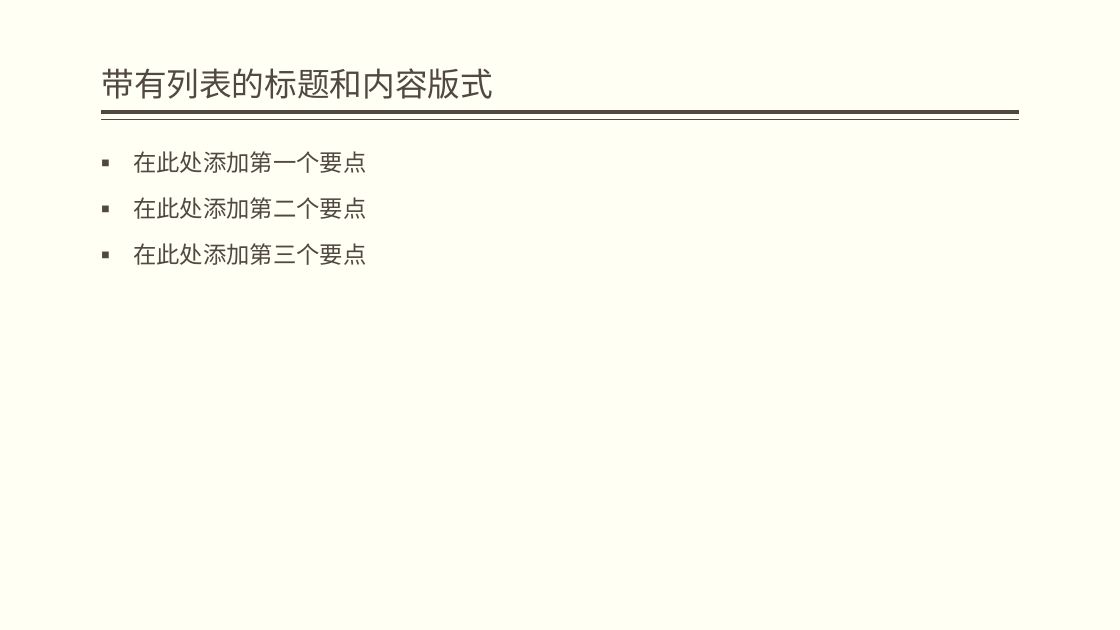
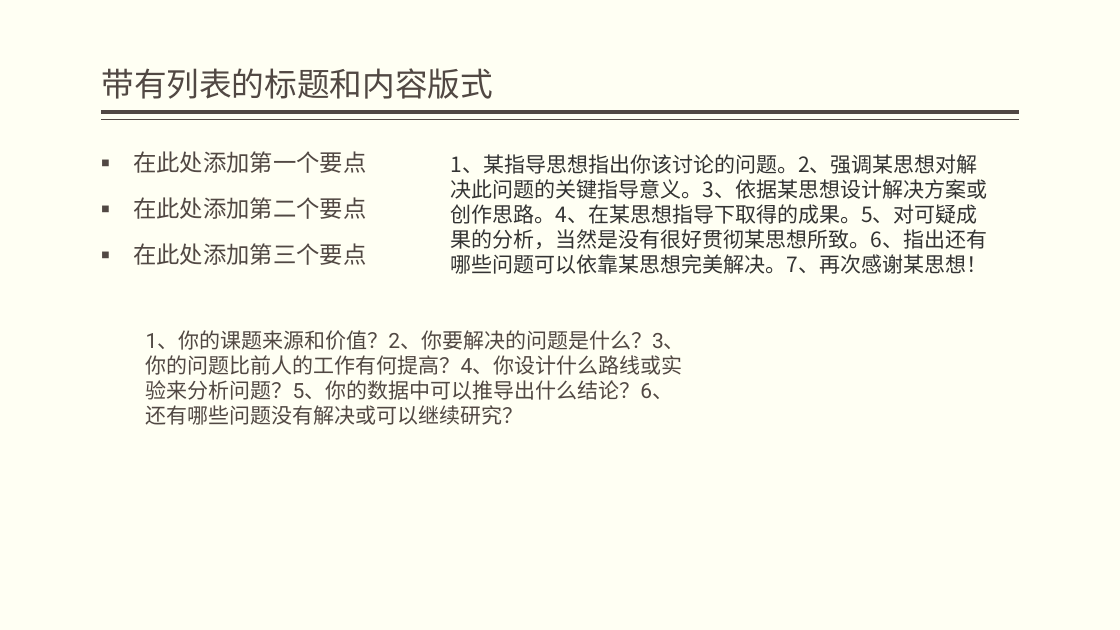
Before and after one commit to the-widmore/graduation, a slide deck: slide 2 of src/main/resources/graduation.pptx. Drawn at 1120x630 pixels with LibreOffice and Linux fonts; fonts in the diff are those of the drawing. Boxes give left, top, right and bottom in pixels: in the first picture for what was removed or moved away, otherwise in the second. Text is boxed around its words. In the diff, an @@ line names an element or a change of style, - is before the commit and + after.

```diff
--- a/src/main/resources/graduation.pptx
+++ b/src/main/resources/graduation.pptx
@@ text added at [451,154,988,274], 18 pt, text #333333 @@
+1、某指导思想指出你该讨论的问题。2、强调某思想对解决此问题的关键指导意义。3、依据某思想设计解决方案或创作思路。4、在某思想指导下取得的成果。5、对可疑成果的分析，当然是没有很好贯彻某思想所致。6、指出还有哪些问题可以依靠某思想完美解决。7、再次感谢某思想！
@@ text added at [146,330,685,425], 18 pt, text #514843 @@
+1、你的课题来源和价值？2、你要解决的问题是什么？3、你的问题比前人的工作有何提高？4、你设计什么路线或实验来分析问题？5、你的数据中可以推导出什么结论？6、还有哪些问题没有解决或可以继续研究？
```
Also in this commit, not shown: 1 slide added, 1 slide removed, 17 other files.
